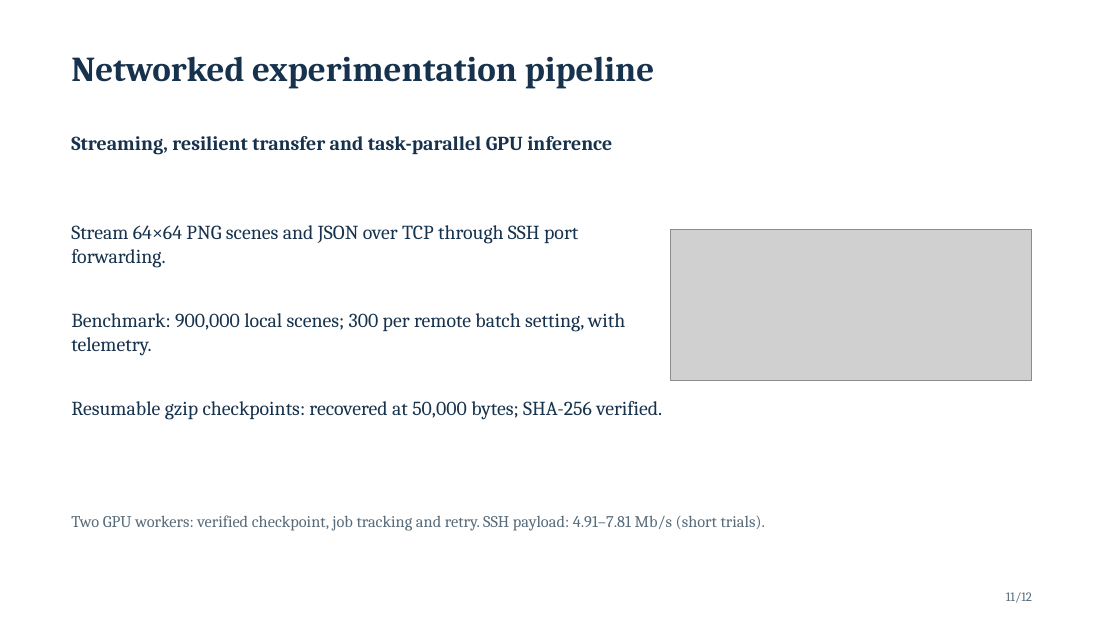
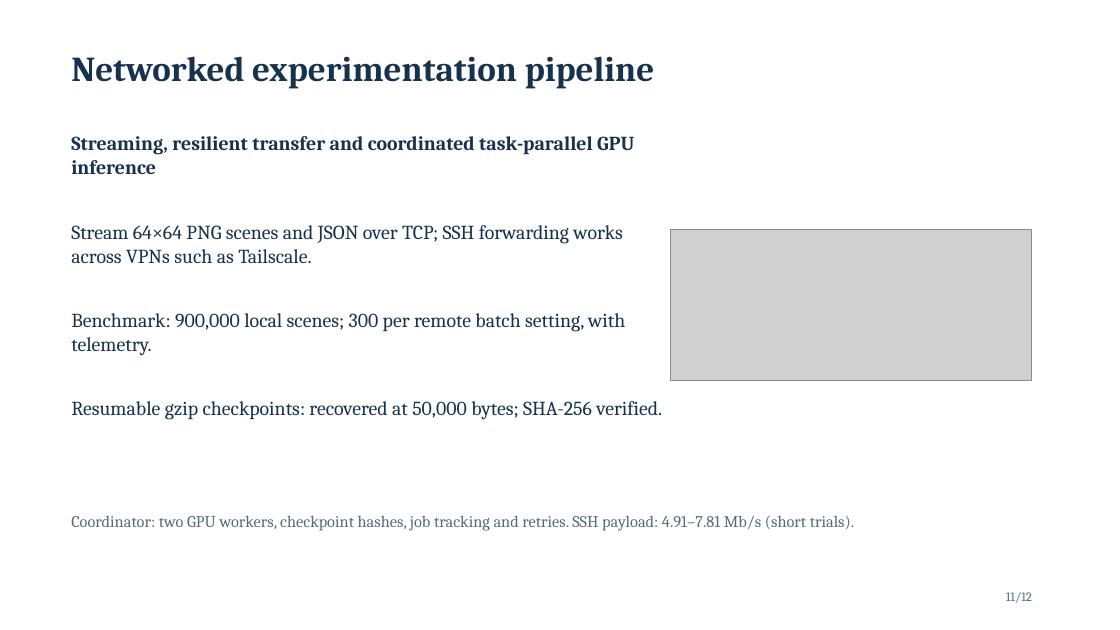
Before and after one commit to Space-Dev0/muadib, a slide deck: slide 11 of presentation/powerpoint/submission-final.pptx. Drawn at 1120x630 pixels with LibreOffice and Linux fonts; fonts in the diff are those of the drawing; grey boxes stand for pictures. Boxes give left, top, right and bottom in pixels: in the first picture for what was removed or moved away, otherwise in the second. Text is boxed around its words. In the diff, an @@ line names an element or a change of style, - is before the commit and + after.

Commit message:
docs(presentation): expand slide explanations
Add detail across the twelve slides and explain how SSH forwarding can operate over a private VPN such as Tailscale. Describe the existing job coordinator accurately and retain context needed to interpret the pilot results.

```diff
--- a/presentation/powerpoint/submission-final.pptx
+++ b/presentation/powerpoint/submission-final.pptx
@@ text at (71,136,634,174): text changed @@
-Streaming, resilient transfer and task-parallel GPU inference
+Streaming, resilient transfer and coordinated task-parallel GPU inference
@@ text at (71,225,622,263): text changed @@
-Stream 64×64 PNG scenes and JSON over TCP through SSH port forwarding.
+Stream 64×64 PNG scenes and JSON over TCP; SSH forwarding works across VPNs such as Tailscale.
@@ text at (71,515,854,531): text changed @@
-Two GPU workers: verified checkpoint, job tracking and retry. SSH payload: 4.91–7.81 Mb/s (short trials).
+Coordinator: two GPU workers, checkpoint hashes, job tracking and retries. SSH payload: 4.91–7.81 Mb/s (short trials).
```
Also in this commit, not shown: 11 other slides changed, 1 other file.
